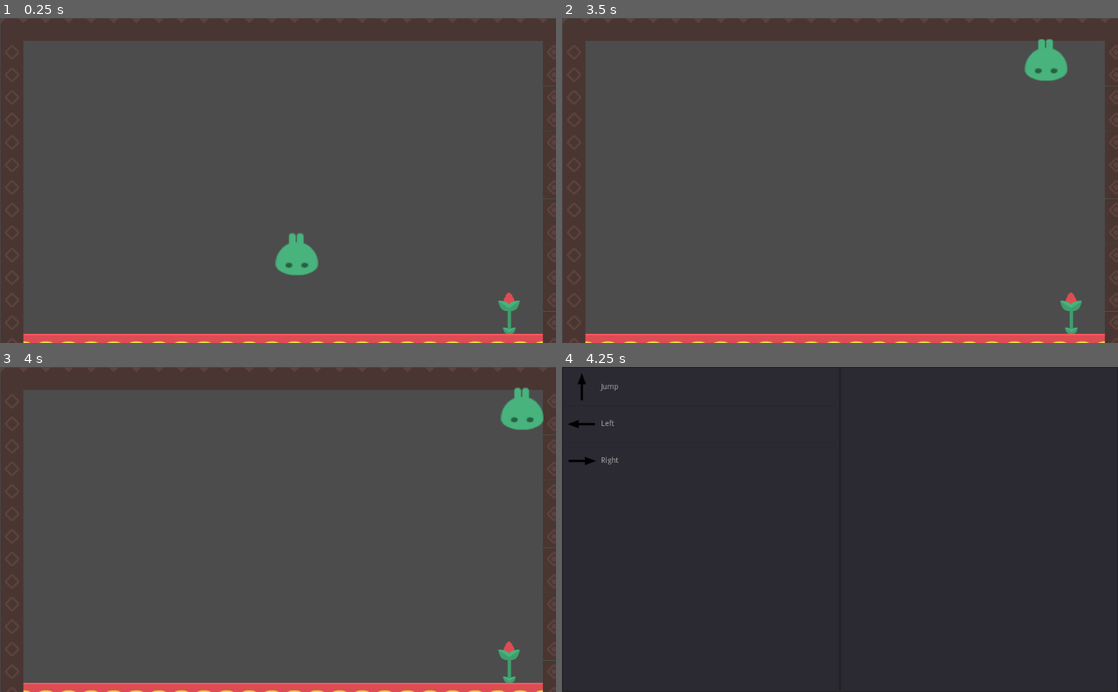
Above: before the commit, frames 1-4 (two rows, left to right).
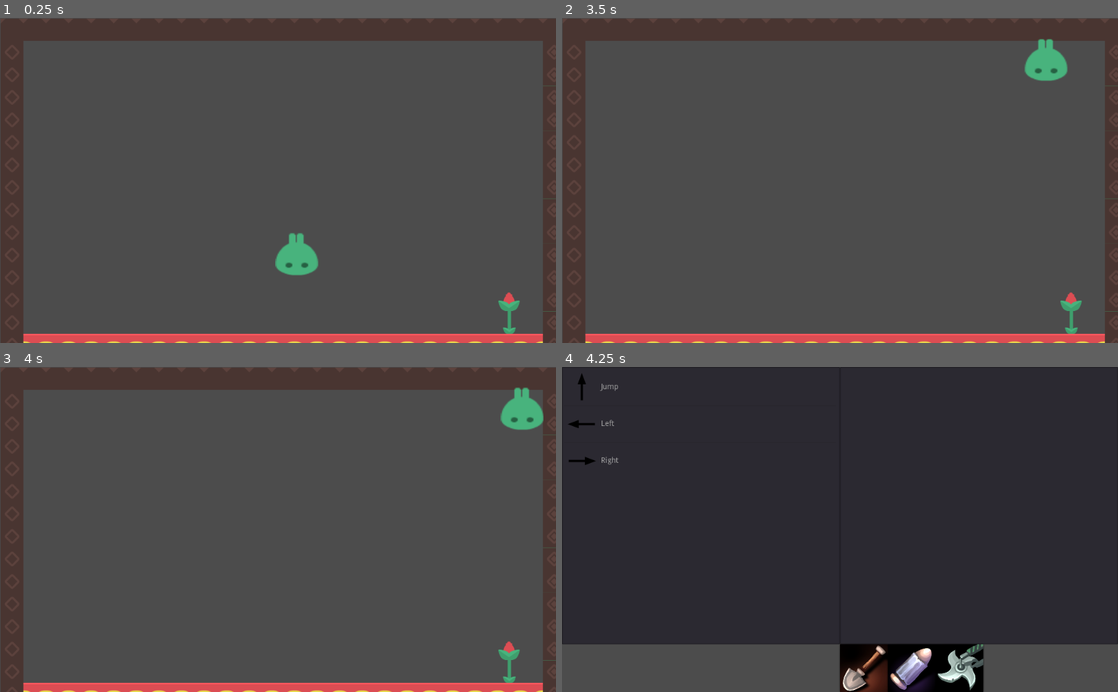
Above: after the commit, the same moments.

Repository: onsetsu/GameJam6
Game: Godot game, scene res://Scenes/MainLevel.tscn
Same seed, same stepped clock (60 frames per second), same inputs: the game is played once before the commit and once after it.
Inputs:
- Up to frame 1 (0.25 s): no input
- Up to frame 2 (3.5 s): tap Enter (ui_accept) at 0.5, 0.77, 1.52, 3.02 s; hold G 0.53-1.28 s; hold Right (ui_right) 0.53-2.03 s; tap G at 1.35, 2.85 s; hold Left (ui_left) 2.03-2.78 s; hold G 2.03-2.78 s; hold Right (ui_right) from 2.78 s (still down)
- Up to frame 3 (4 s): keep holding Right (ui_right); hold G from 3.53 s (still down); tap Enter (ui_accept) at 3.77 s
- Up to frame 4 (4.25 s): keep holding Right (ui_right); keep holding G; tap Escape (ui_cancel) at 4.15 s

Frames 1-3 are identical in both runs. In frame 4, 14% of the frame differs, in the area x 0-100%, y 85-100%.

Commit message:
Add Move and Delete buttons

Diff:
--- a/GameOneButton/Scenes/PlanningPhase.tscn
+++ b/GameOneButton/Scenes/PlanningPhase.tscn
@@ -1,8 +1,11 @@
-[gd_scene load_steps=4 format=2]
+[gd_scene load_steps=7 format=2]
 
 [ext_resource path="res://Scripts/PlanningPhase.gd" type="Script" id=1]
 [ext_resource path="res://Scripts/PossibleActions.gd" type="Script" id=2]
 [ext_resource path="res://Scripts/QueuedActions.gd" type="Script" id=3]
+[ext_resource path="res://Sprites/OneButtonSprites/EngineeringCraftIcons_bg/engeniring_20_b.PNG" type="Texture" id=4]
+[ext_resource path="res://Sprites/OneButtonSprites/EngineeringCraftIcons_bg/engeniring_31_b.png" type="Texture" id=5]
+[ext_resource path="res://Sprites/OneButtonSprites/EngineeringCraftIcons_bg/engeniring_46_b.PNG" type="Texture" id=6]
 
 [node name="Control" type="Control"]
 anchor_right = 1.0
@@ -11,12 +14,48 @@
 
 [node name="PossibleActions" type="ItemList" parent="."]
 margin_right = 512.0
-margin_bottom = 600.0
+margin_bottom = 512.0
 script = ExtResource( 2 )
 
 [node name="QueuedActions" type="ItemList" parent="."]
 margin_left = 512.0
 margin_right = 1024.0
+margin_bottom = 512.0
+script = ExtResource( 3 )
+
+[node name="Remove" type="Button" parent="."]
+margin_left = 512.0
+margin_top = 512.0
+margin_right = 600.0
 margin_bottom = 600.0
-script = ExtResource( 3 )
+
+[node name="Sprite" type="Sprite" parent="Remove"]
+position = Vector2( 44, 44 )
+scale = Vector2( 0.344, 0.344 )
+texture = ExtResource( 4 )
+
+[node name="Move Up" type="Button" parent="."]
+margin_left = 600.0
+margin_top = 512.0
+margin_right = 688.0
+margin_bottom = 600.0
+
+[node name="Sprite" type="Sprite" parent="Move Up"]
+position = Vector2( 44, 44 )
+scale = Vector2( 0.344, 0.344 )
+texture = ExtResource( 5 )
+
+[node name="Move Down" type="Button" parent="."]
+margin_left = 688.0
+margin_top = 512.0
+margin_right = 776.0
+margin_bottom = 600.0
+
+[node name="Sprite" type="Sprite" parent="Move Down"]
+position = Vector2( 44, 44 )
+scale = Vector2( 0.344, 0.344 )
+texture = ExtResource( 6 )
 [connection signal="item_activated" from="PossibleActions" to="PossibleActions" method="queue_action"]
+[connection signal="button_down" from="Remove" to="QueuedActions" method="remove_action"]
+[connection signal="button_down" from="Move Up" to="QueuedActions" method="move_up_action"]
+[connection signal="button_down" from="Move Down" to="QueuedActions" method="move_down_action"]
--- a/GameOneButton/Scripts/PossibleActions.gd
+++ b/GameOneButton/Scripts/PossibleActions.gd
@@ -12,6 +12,7 @@
 
 # Called when the node enters the scene tree for the first time.
 func _ready():
+	self.set_fixed_icon_size(Vector2(64, 64))
 	for action in actions:
 		self.add_item(action.display_name, action.image, true)
 
--- a/GameOneButton/Scripts/QueuedActions.gd
+++ b/GameOneButton/Scripts/QueuedActions.gd
@@ -7,6 +7,7 @@
 
 # Called when the node enters the scene tree for the first time.
 func _ready():
+	self.set_fixed_icon_size(Vector2(64, 64))
 	queuedActions = []
 	pass # Replace with function body.
 
@@ -19,3 +20,16 @@
 # Called every frame. 'delta' is the elapsed time since the previous frame.
 #func _process(delta):
 #	pass
+
+
+func remove_action():
+	for selected_item in self.get_selected_items():
+		self.remove_item(selected_item)
+
+func move_up_action():
+	for selected_item in self.get_selected_items():
+		self.move_item(selected_item, (selected_item - 1 + self.get_item_count()) % self.get_item_count())
+
+func move_down_action():
+	for selected_item in self.get_selected_items():
+		self.move_item(selected_item, (selected_item + 1) % self.get_item_count())
